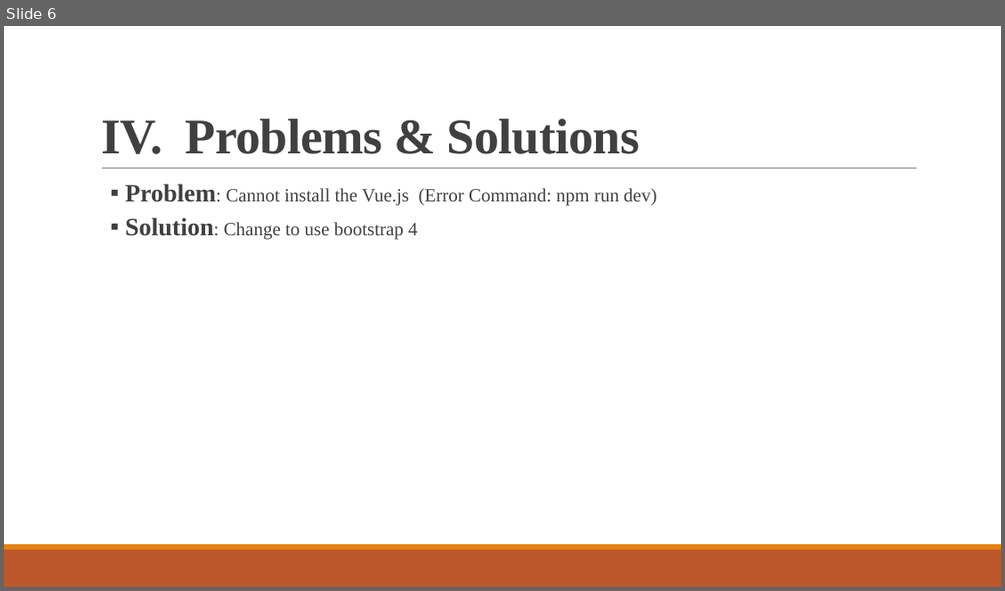
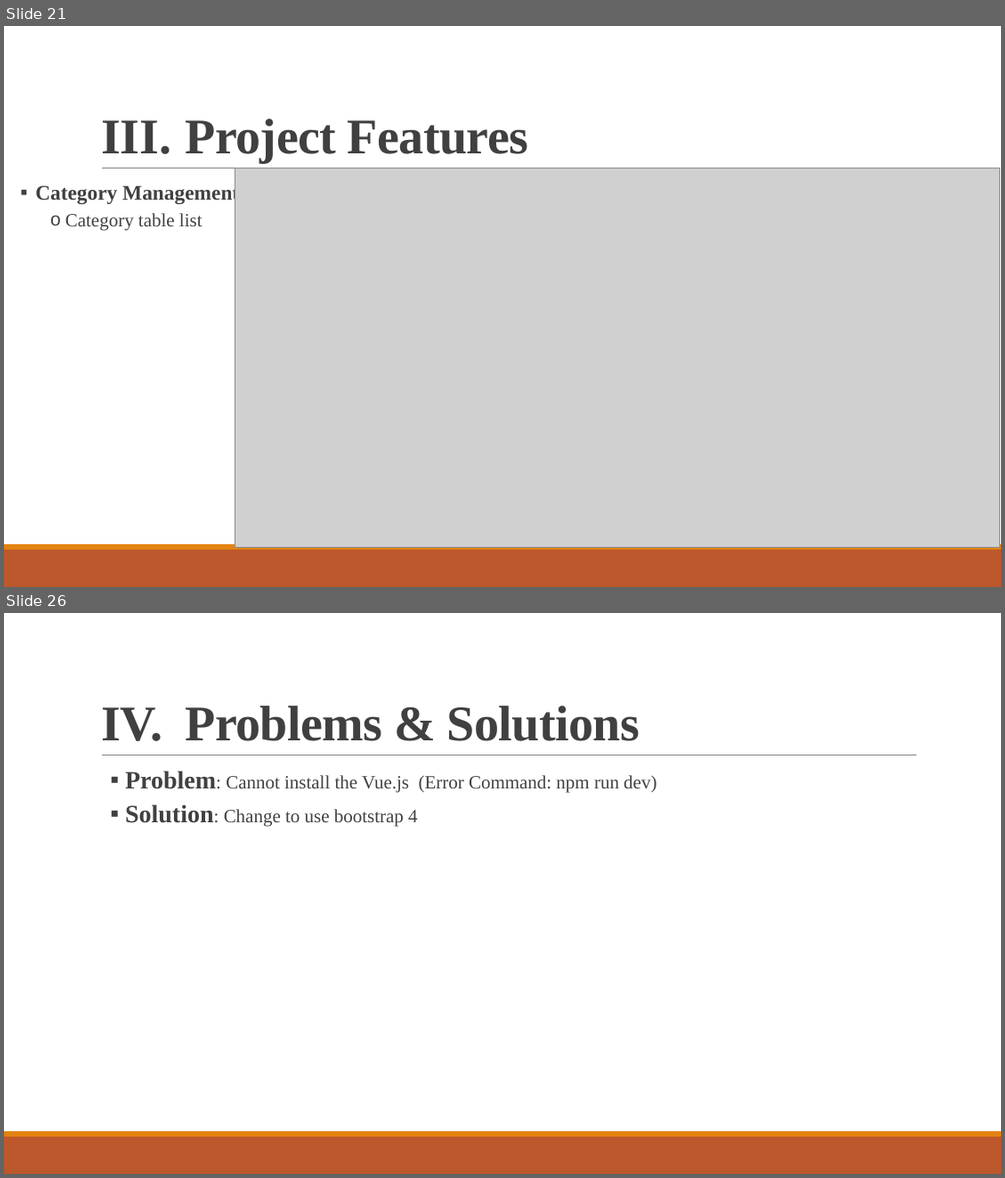
Before and after one commit to devit-chea/mini-project-orm, a slide deck: project documents/Article Post.pptx. Shown one above the other, each under a label of ours: slide 6 before the commit, slides 21 and 26 after it; the slides between them are not shown. The pictures are 1005x591 and 1005x1178 pixels, drawn with LibreOffice and Linux fonts; fonts in the diff are those of the drawing; grey boxes stand for pictures. Boxes give left, top, right and bottom in pixels: in the first picture for what was removed or moved away, otherwise in the second. Text is boxed around its words. In the diff, an @@ line names an element or a change of style, - is before the commit and + after.

```diff
--- a/project documents/Article Post.pptx
+++ b/project documents/Article Post.pptx
@@ slide 21 added at bbox=[4, 26, 1001, 587], background #FFFFFF; not listed: 3 template elements that a slide beside it also shows @@
@@ title added at bbox=[186, 119, 528, 163], 48 pt, text #404040, bold @@
+III. Project Features
@@ text added at bbox=[35, 183, 239, 231], 20 pt, text #404040, bold @@
+  ▪ Category Management
+      o Category table list
@@ picture added at bbox=[235, 168, 1000, 548] @@
@@ what was slide 6 is now slide 26 @@
```
Also in this commit, not shown: 1 slide changed, 19 other slides added, 5 other files.
